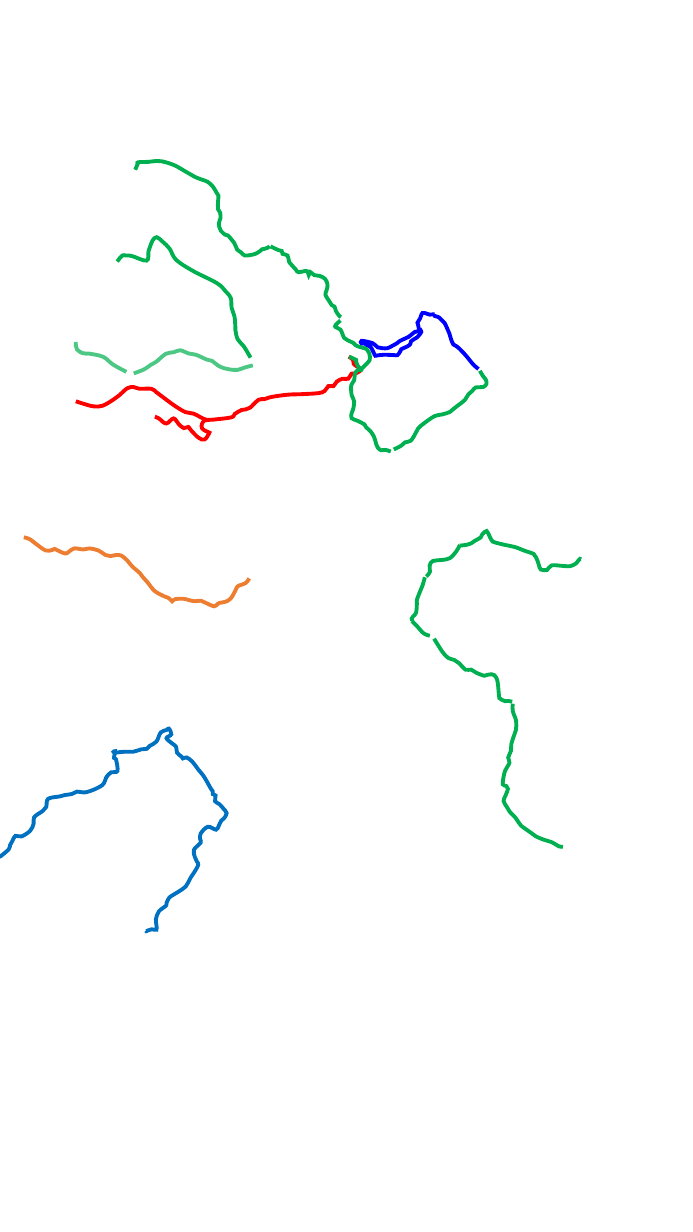
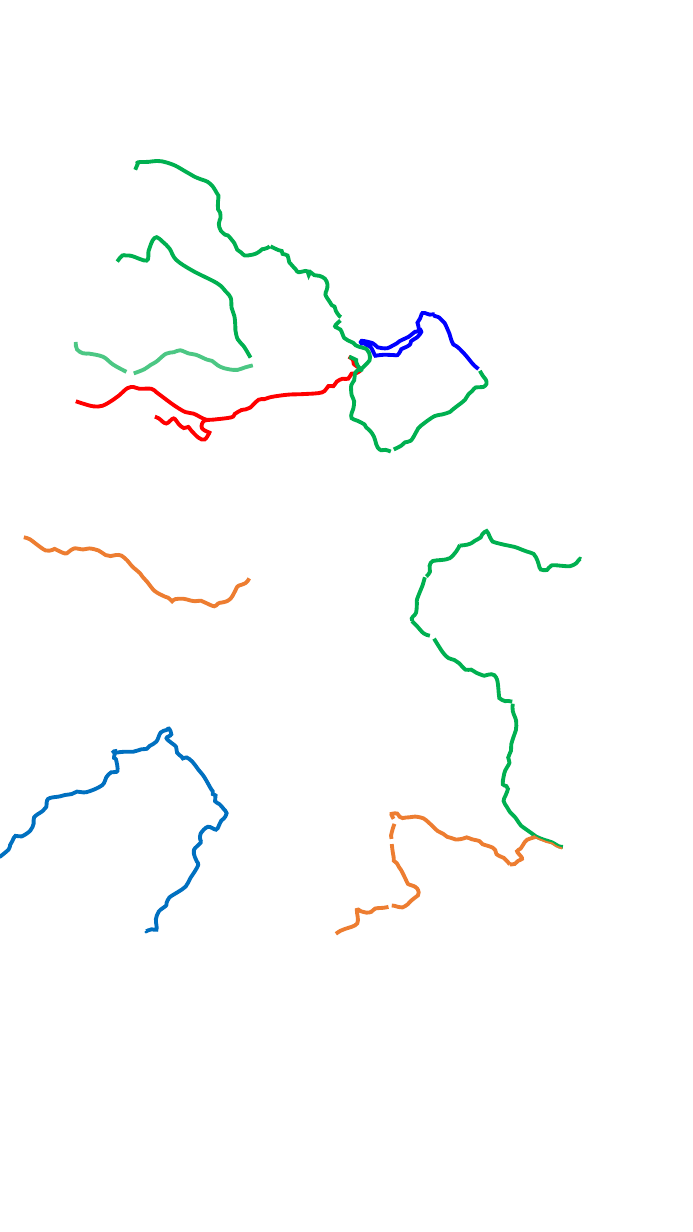
Before and after one commit to whitesoun/homepage, a slide deck: slide 2 of 0.PPT파일/등산지도_경로_세로_2020-08-29.pptx. Drawn at 693x1232 pixels with LibreOffice and Linux fonts; fonts in the diff are those of the drawing; background and template pictures are left out. Boxes give left, top, right and bottom in pixels: in the first picture for what was removed or moved away, otherwise in the second. Text is boxed around its words. In the diff, an @@ line names an element or a change of style, - is before the commit and + after.

```diff
--- a/0.PPT파일/등산지도_경로_세로_2020-08-29.pptx
+++ b/0.PPT파일/등산지도_경로_세로_2020-08-29.pptx
@@ freeform shape added at <box>391,824,395,839</box>, outline #ED7D31 3 pt @@
@@ freeform shape added at <box>392,813,510,864</box>, outline #ED7D31 3 pt @@
@@ freeform shape added at <box>510,837,536,865</box>, outline #ED7D31 3 pt @@
@@ freeform shape added at <box>535,837,562,848</box>, outline #ED7D31 1.5 pt @@
@@ freeform shape added at <box>392,845,419,908</box>, outline #ED7D31 3 pt @@
@@ freeform shape added at <box>336,906,389,933</box>, outline #ED7D31 3 pt @@
```
Also in this commit, not shown: 1 other file.
